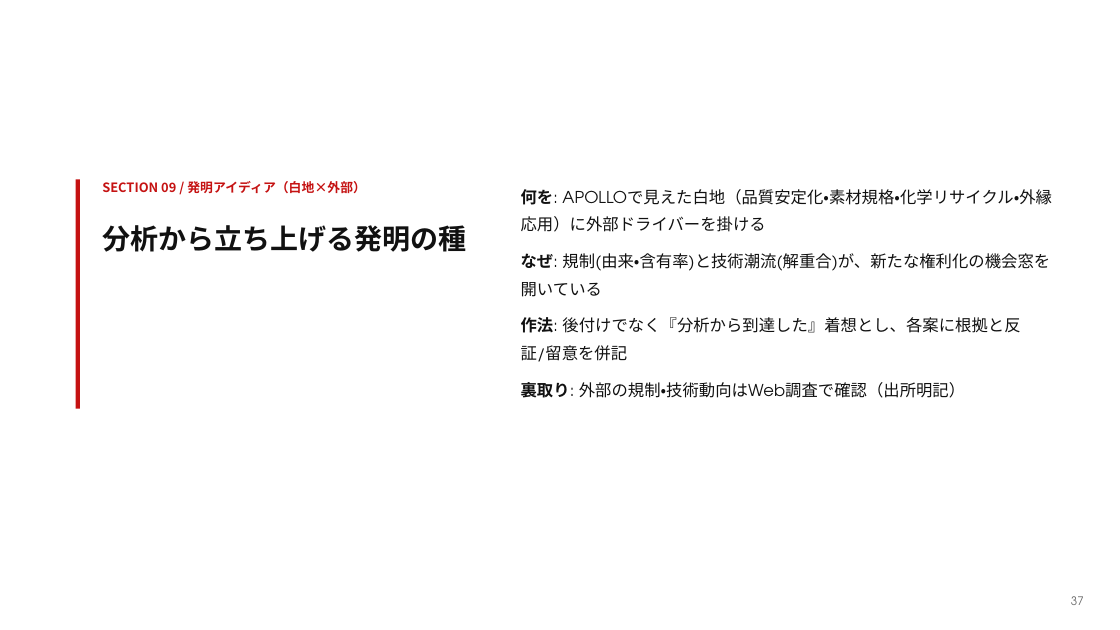
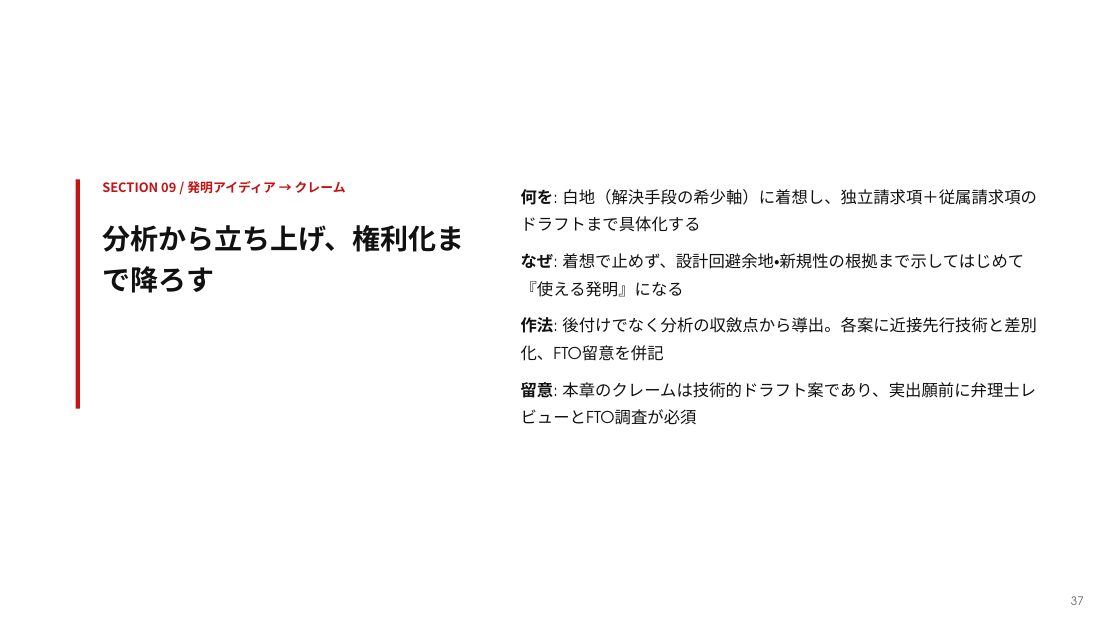
Before and after one commit to Rajahmal/apollo-patent-analysis, a slide deck: slide 46 of reports/apollo_report_20260614.pptx. Drawn at 1120x630 pixels with LibreOffice and Linux fonts; fonts in the diff are those of the drawing. Boxes give left, top, right and bottom in pixels: in the first picture for what was removed or moved away, otherwise in the second. Text is boxed around its words. In the diff, an @@ line names an element or a change of style, - is before the commit and + after.

```diff
--- a/reports/apollo_report_20260614.pptx
+++ b/reports/apollo_report_20260614.pptx
@@ text at [102,181,346,193]: text changed @@
-SECTION 09 / 発明アイディア（白地×外部）
+SECTION 09 / 発明アイディア → クレーム
@@ text at [521,189,1036,425]: text changed @@
-何を: APOLLOで見えた白地（品質安定化・素材規格・化学リサイクル・外縁応用）に外部ドライバーを掛ける
-なぜ: 規制(由来・含有率)と技術潮流(解重合)が、新たな権利化の機会窓を開いている
-作法: 後付けでなく『分析から到達した』着想とし、各案に根拠と反証/留意を併記
-裏取り: 外部の規制・技術動向はWeb調査で確認（出所明記）
+何を: 白地（解決手段の希少軸）に着想し、独立請求項＋従属請求項のドラフトまで具体化する
+なぜ: 着想で止めず、設計回避余地・新規性の根拠まで示してはじめて『使える発明』になる
+作法: 後付けでなく分析の収斂点から導出。各案に近接先行技術と差別化、FTO留意を併記
+留意: 本章のクレームは技術的ドラフト案であり、実出願前に弁理士レビューとFTO調査が必須
@@ text at [102,225,464,293]: text changed @@
-分析から立ち上げる発明の種
+分析から立ち上げ、権利化まで降ろす
```
Also in this commit, not shown: 9 other slides changed, 7 slides added, 2 slides removed, 1 other file.
